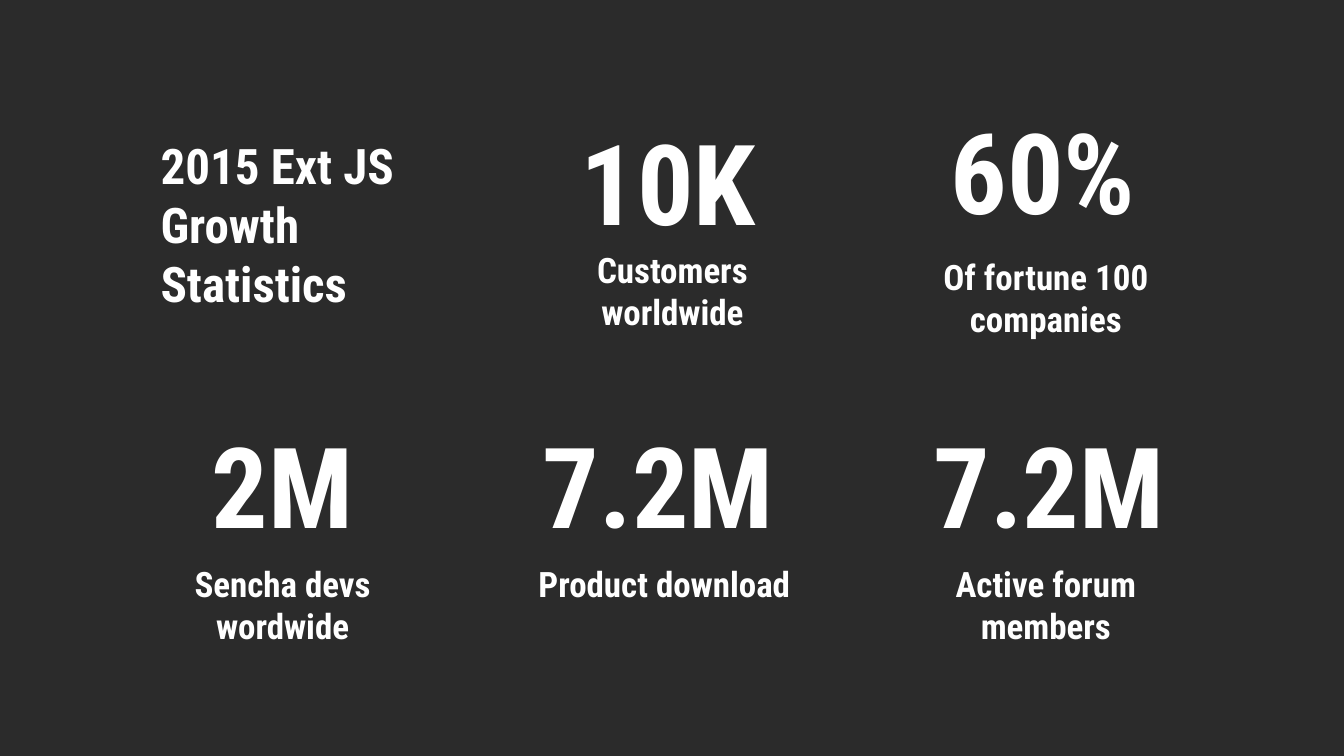
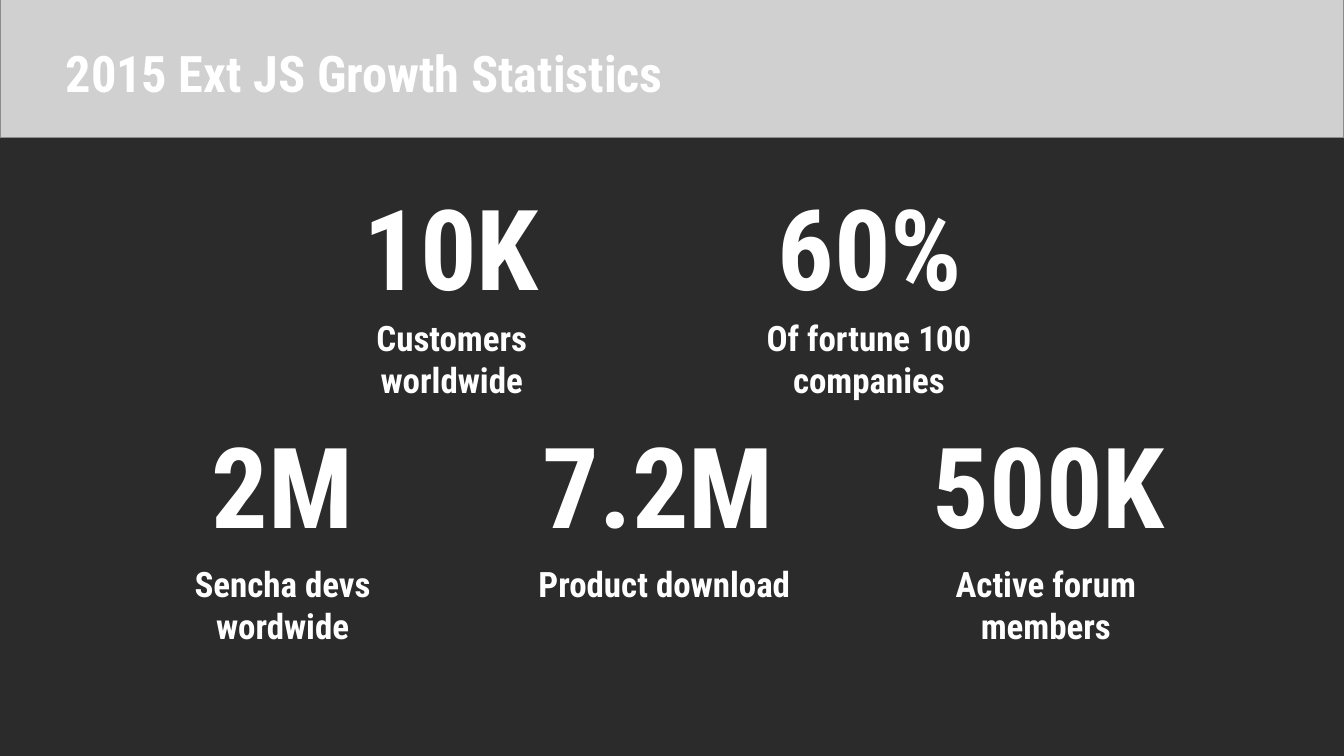
Before and after one commit to cminhho/ExtJS-Presentation, a slide deck: slide 6 of Introduction to Ext JS.pptx (slide 9 before the commit). Drawn at 1344x756 pixels with LibreOffice and Linux fonts; fonts in the diff are those of the drawing; grey boxes stand for pictures; background and template pictures are left out; a plain dark background stands for a picture behind light text. Boxes give left, top, right and bottom in pixels: in the first picture for what was removed or moved away, otherwise in the second. Text is boxed around its words. In the diff, an @@ line names an element or a change of style, - is before the commit and + after.

```diff
--- a/Introduction to Ext JS.pptx
+++ b/Introduction to Ext JS.pptx
@@ picture added at (x1=0, y1=0, x2=1344, y2=138) @@
@@ text "2015 Ext JS Growth Statistics" moved from (x1=161, y1=148, x2=394, y2=303) to (x1=66, y1=55, x2=663, y2=92) @@
@@ text "2015 Ext JS Growth Statistics" at (x1=66, y1=55, x2=663, y2=92): size 35 to 36 pt @@
@@ text "10K" moved from (x1=581, y1=144, x2=756, y2=226) to (x1=364, y1=209, x2=539, y2=291) @@
@@ text "60%" moved from (x1=951, y1=133, x2=1136, y2=215) to (x1=778, y1=209, x2=963, y2=291) @@
@@ text "Customers worldwide" moved from (x1=597, y1=257, x2=748, y2=326) to (x1=376, y1=325, x2=527, y2=394) @@
@@ text "Of fortune 100 companies" moved from (x1=943, y1=263, x2=1148, y2=339) to (x1=767, y1=324, x2=971, y2=400) @@
@@ text at (x1=933, y1=447, x2=1165, y2=529): text changed @@
-7.2M
+500K
```
Also in this commit, not shown: 4 other slides changed, 3 slides removed.
